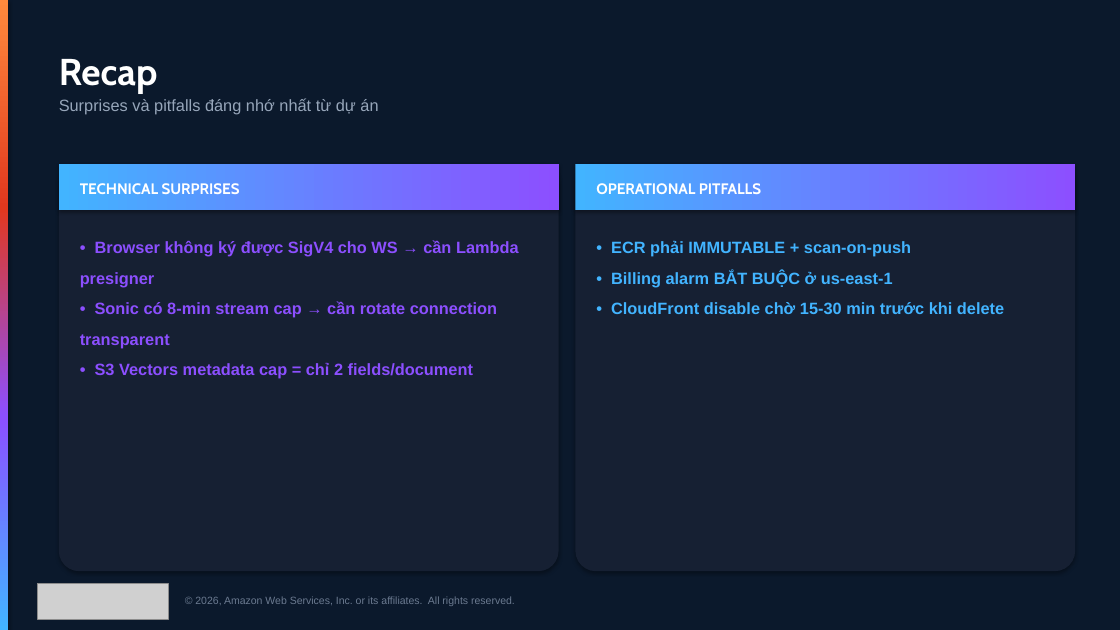
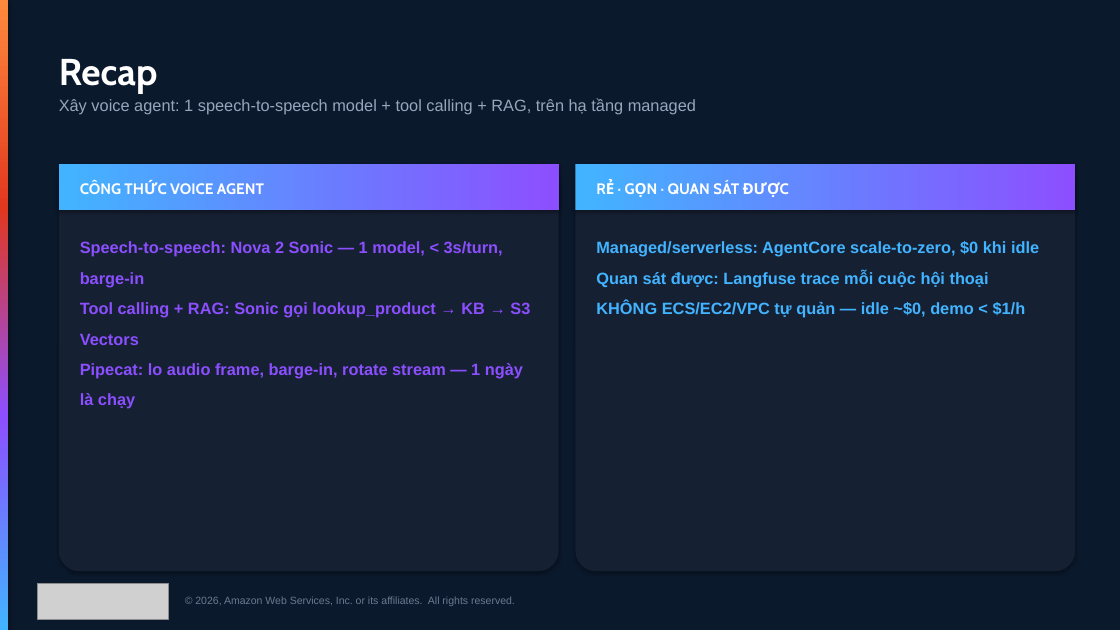
Before and after one commit to KenzyTran/hera, a slide deck: slide 18 of docs/slides/Hera-Voice-Agent-Sharing.pptx (slide 19 before the commit). Drawn at 1120x630 pixels with LibreOffice and Linux fonts; fonts in the diff are those of the drawing; grey boxes stand for pictures. Boxes give left, top, right and bottom in pixels: in the first picture for what was removed or moved away, otherwise in the second. Text is boxed around its words. In the diff, an @@ line names an element or a change of style, - is before the commit and + after.

```diff
--- a/docs/slides/Hera-Voice-Agent-Sharing.pptx
+++ b/docs/slides/Hera-Voice-Agent-Sharing.pptx
@@ text at (59,98,696,115): text changed @@
-Surprises và pitfalls đáng nhớ nhất từ dự án
+Xây voice agent: 1 speech-to-speech model + tool calling + RAG, trên hạ tầng managed
@@ text at (80,181,264,194): text changed @@
-TECHNICAL SURPRISES
+CÔNG THỨC VOICE AGENT
@@ text at (668,181,739,194): text changed @@
-OPERATIONAL PITFALLS
+RẺ · GỌN · QUAN SÁT ĐƯỢC
@@ text at (80,241,530,409): text changed @@
-• Browser không ký được SigV4 cho WS → cần Lambda presigner
-• Sonic có 8-min stream cap → cần rotate connection transparent
-• S3 Vectors metadata cap = chỉ 2 fields/document
+Speech-to-speech: Nova 2 Sonic — 1 model, < 3s/turn, barge-in
+Tool calling + RAG: Sonic gọi lookup_product → KB → S3 Vectors
+Pipecat: lo audio frame, barge-in, rotate stream — 1 ngày là chạy
@@ text at (596,241,1039,318): text changed @@
-• ECR phải IMMUTABLE + scan-on-push
-• Billing alarm BẮT BUỘC ở us-east-1
-• CloudFront disable chờ 15-30 min trước khi delete
+Managed/serverless: AgentCore scale-to-zero, $0 khi idle
+Quan sát được: Langfuse trace mỗi cuộc hội thoại
+KHÔNG ECS/EC2/VPC tự quản — idle ~$0, demo < $1/h
```
Also in this commit, not shown: 1 other slide changed, 1 slide removed.
